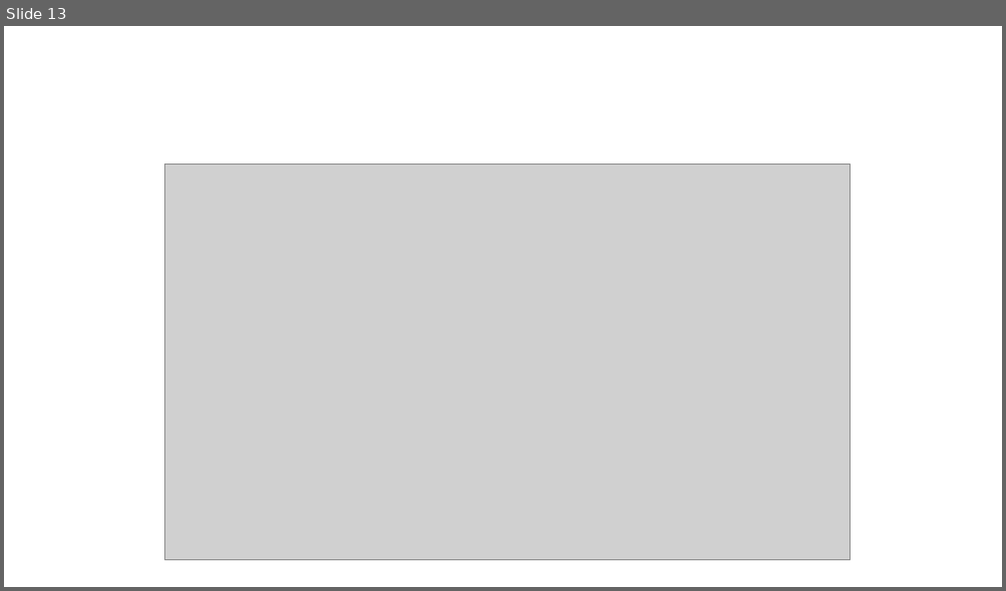
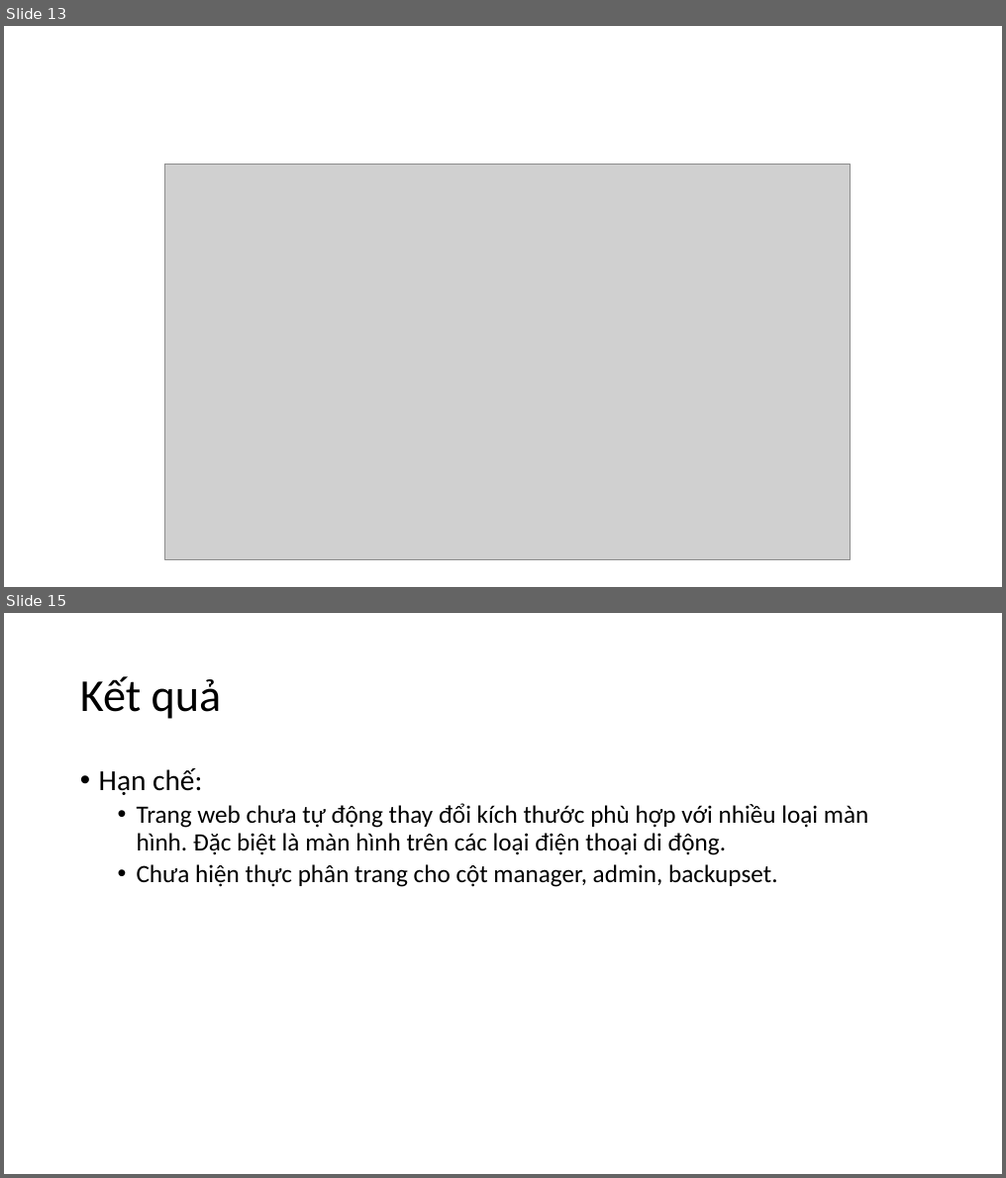
Before and after one commit to nguyenmanhphuc/DoAnA, a slide deck: BÁO CÁO THỰC TẬP.pptx. Shown one above the other, each under a label of ours: slide 13 before the commit, slides 13 and 15 after it; the slides between them are not shown. The pictures are 1006x591 and 1006x1178 pixels, drawn with LibreOffice and Linux fonts; fonts in the diff are those of the drawing; grey boxes stand for pictures. Boxes give left, top, right and bottom in pixels: in the first picture for what was removed or moved away, otherwise in the second. Text is boxed around its words. In the diff, an @@ line names an element or a change of style, - is before the commit and + after.

```diff
--- a/BÁO CÁO THỰC TẬP.pptx
+++ b/BÁO CÁO THỰC TẬP.pptx
@@ slide 15 added at box(4, 613, 1002, 1174), background #FFFFFF @@
@@ title added at box(80, 676, 222, 719), 44 pt, text #000000 @@
+Kết quả
@@ text added at box(99, 768, 868, 887), 24 pt, text #000000 @@
+• Hạn chế:
+  • Trang web chưa tự động thay đổi kích thước phù hợp với nhiều loại màn hình. Đặc biệt là màn hình trên các loại điện thoại di động.
+  • Chưa hiện thực phân trang cho cột manager, admin, backupset.
```
Also in this commit, not shown: 1 slide changed, 1 other file.
